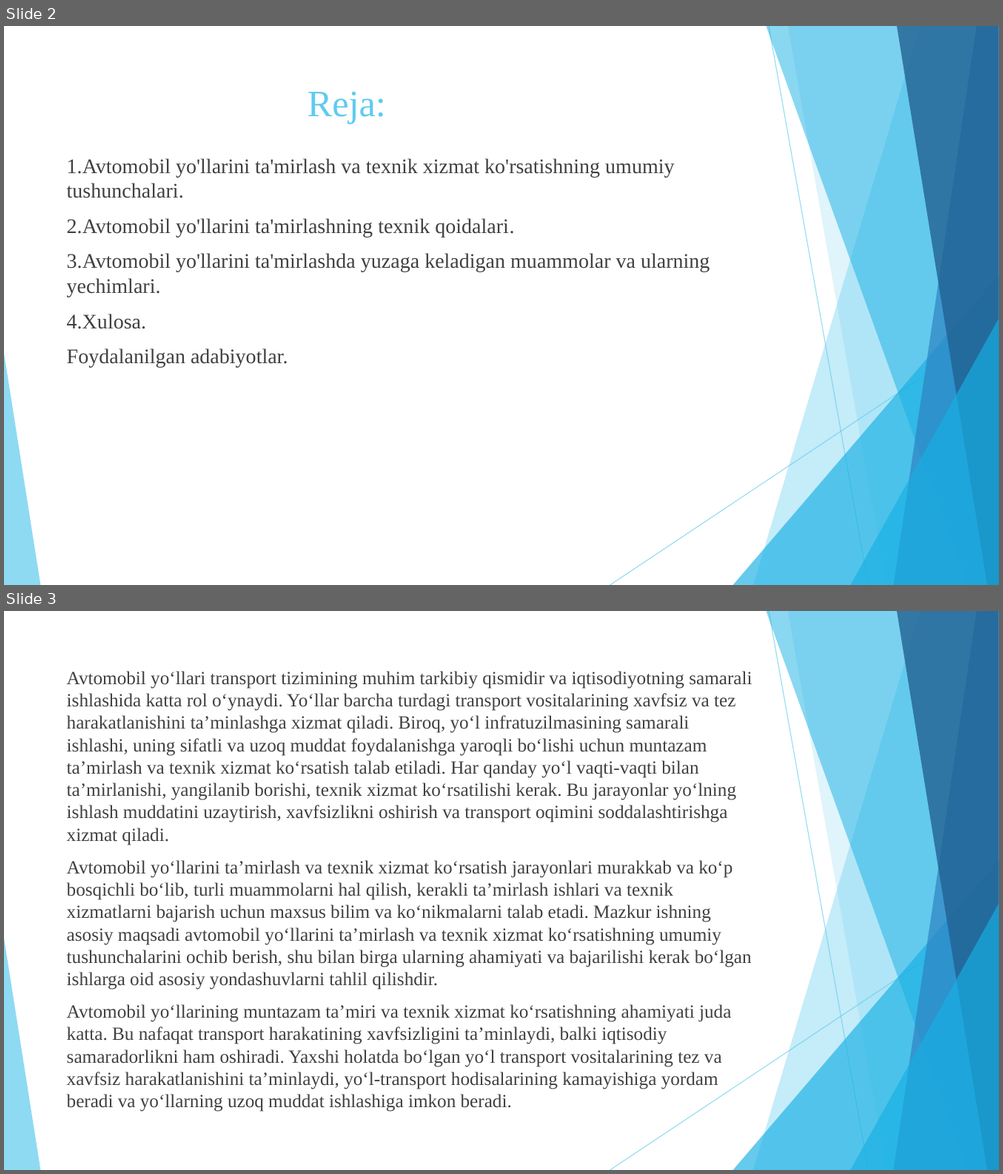
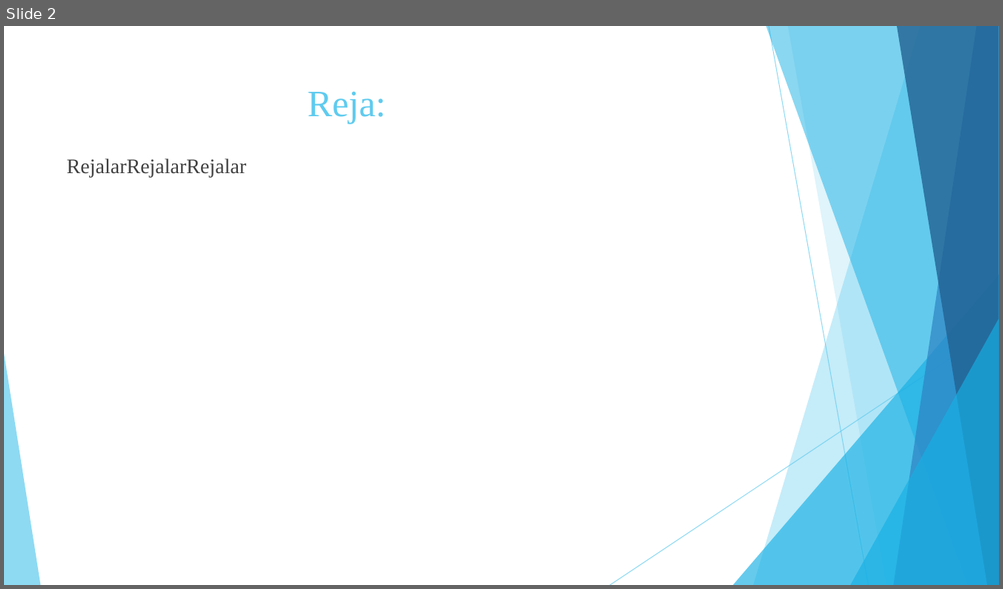
Before and after one commit to AmirjonKarimov2007/ai_bot, a slide deck: bot/slaydlar/shablon_1.pptx. Shown one above the other, each under a label of ours: slides 2 and 3 before the commit, slide 2 after it. The pictures are 1003x1174 and 1003x589 pixels, drawn with LibreOffice and Linux fonts; fonts in the diff are those of the drawing. Boxes give left, top, right and bottom in pixels: in the first picture for what was removed or moved away, otherwise in the second. Text is boxed around its words. In the diff, an @@ line names an element or a change of style, - is before the commit and + after.

```diff
--- a/bot/slaydlar/shablon_1.pptx
+++ b/bot/slaydlar/shablon_1.pptx
@@ slide 3 removed at [4, 611, 999, 1170], background #FFFFFF; not listed: 10 template elements that a slide beside it also shows @@
@@ text removed at [67, 671, 751, 1112] @@
-Avtomobil yo‘llari transport tizimining muhim tarkibiy qismidir va iqtisodiyotning samarali ishlashida katta rol o‘ynaydi. Yo‘llar barcha turdagi transport vositalarining xavfsiz va tez harakatlanishini ta’minlashga xizmat qiladi. Biroq, yo‘l infratuzilmasining samarali ishlashi, uning sifatli va uzoq muddat foydalanishga yaroqli bo‘lishi uchun muntazam ta’mirlash va texnik xizmat ko‘rsatish talab etiladi. Har qanday yo‘l vaqti-vaqti bilan ta’mirlanishi, yangilanib borishi, texnik xizmat ko‘rsatilishi kerak. Bu jarayonlar yo‘lning ishlash muddatini uzaytirish, xavfsizlikni oshirish va transport oqimini soddalashtirishga xizmat qiladi.
-Avtomobil yo‘llarini ta’mirlash va texnik xizmat ko‘rsatish jarayonlari murakkab va ko‘p bosqichli bo‘lib, turli muammolarni hal qilish, kerakli ta’mirlash ishlari va texnik xizmatlarni bajarish uchun maxsus bilim va ko‘nikmalarni talab etadi. Mazkur ishning asosiy maqsadi avtomobil yo‘llarini ta’mirlash va texnik xizmat ko‘rsatishning umumiy tushunchalarini ochib berish, shu bilan birga ularning ahamiyati va bajarilishi kerak bo‘lgan ishlarga oid asosiy yondashuvlarni tahlil qilishdir.
-Avtomobil yo‘llarining muntazam ta’miri va texnik xizmat ko‘rsatishning ahamiyati juda katta. Bu nafaqat transport harakatining xavfsizligini ta’minlaydi, balki iqtisodiy samaradorlikni ham oshiradi. Yaxshi holatda bo‘lgan yo‘l transport vositalarining tez va xavfsiz harakatlanishini ta’minlaydi, yo‘l-transport hodisalarining kamayishiga yordam beradi va yo‘llarning uzoq muddat ishlashiga imkon beradi.
@@ slide 2 changed as well @@
@@ text at [67, 158, 247, 177]: text changed @@
-1.Avtomobil yo'llarini ta'mirlash va texnik xizmat ko'rsatishning umumiy tushunchalari.
-2.Avtomobil yo'llarini ta'mirlashning texnik qoidalari.
-3.Avtomobil yo'llarini ta'mirlashda yuzaga keladigan muammolar va ularning yechimlari.
-4.Xulosa.
-Foydalanilgan adabiyotlar.
+RejalarRejalarRejalar
```
Also in this commit, not shown: 2 other slides changed, 1 slide added, 8 other slides removed, 3 other files.
